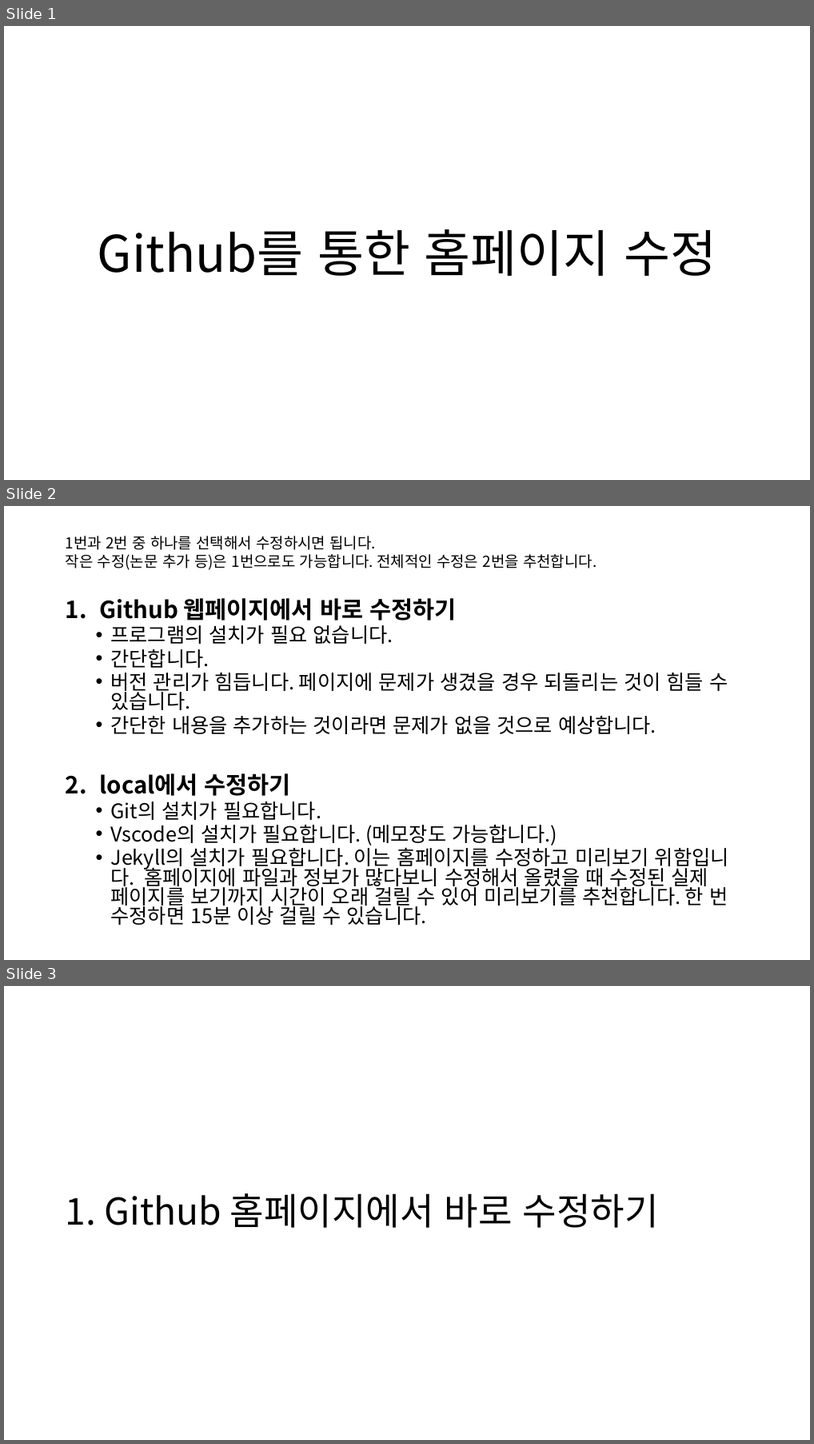
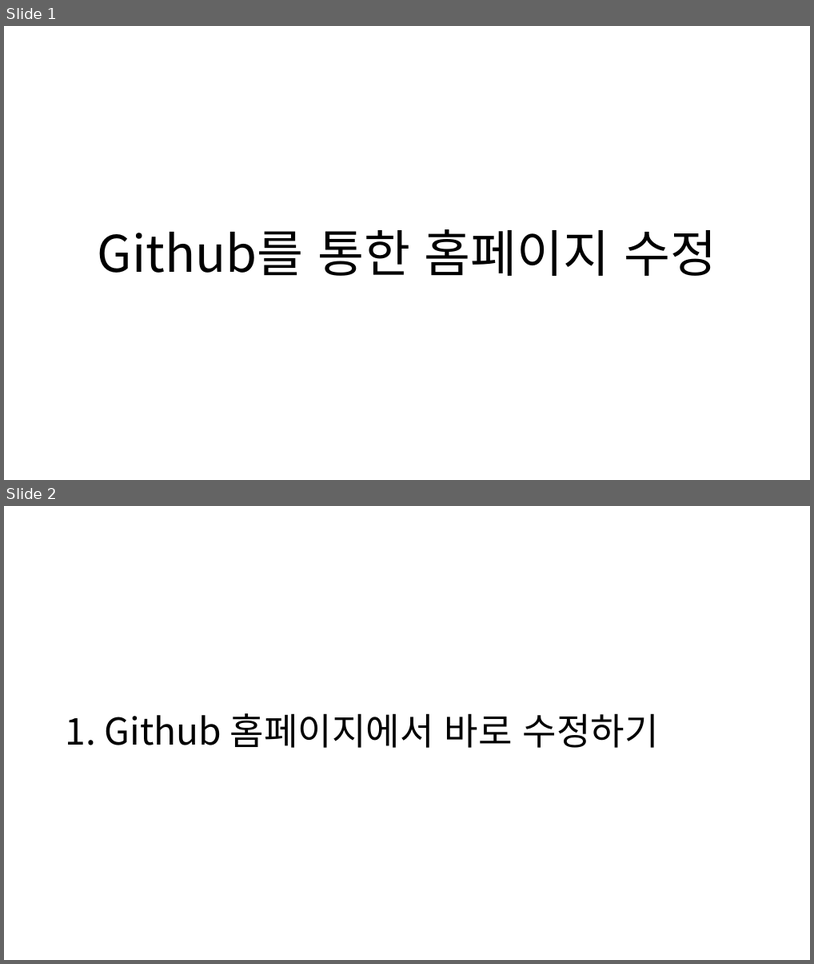
Before and after one commit to SNU-BDA-Lab/SNU-BDA-Lab.github.io, a slide deck: How_To_Use_Github_pages.pptx. Shown one above the other, each under a label of ours: slides 1, 2 and 3 before the commit, slides 1 and 2 after it. The pictures are 814x1444 and 814x964 pixels, drawn with LibreOffice and Linux fonts; fonts in the diff are those of the drawing. Boxes give left, top, right and bottom in pixels: in the first picture for what was removed or moved away, otherwise in the second. Text is boxed around its words. In the diff, an @@ line names an element or a change of style, - is before the commit and + after.

Commit message:
How to use github pages

```diff
--- a/How_To_Use_Github_pages.pptx
+++ b/How_To_Use_Github_pages.pptx
@@ slide 2 removed at bbox=[4, 506, 810, 960], background #FFFFFF @@
@@ text removed at bbox=[66, 536, 597, 570] @@
-1번과 2번 중 하나를 선택해서 수정하시면 됩니다.
-작은 수정(논문 추가 등)은 1번으로도 가능합니다. 전체적인 수정은 2번을 추천합니다.
@@ text removed at bbox=[99, 598, 730, 924] @@
-1. Github 웹페이지에서 바로 수정하기
-  • 프로그램의 설치가 필요 없습니다.
-  • 간단합니다.
-  • 버전 관리가 힘듭니다. 페이지에 문제가 생겼을 경우 되돌리는 것이 힘들 수 있습니다.
-  • 간단한 내용을 추가하는 것이라면 문제가 없을 것으로 예상합니다.
-2. local에서 수정하기
-  • Git의 설치가 필요합니다.
-  • Vscode의 설치가 필요합니다. (메모장도 가능합니다.)
-  • Jekyll의 설치가 필요합니다. 이는 홈페이지를 수정하고 미리보기 위함입니다. 홈페이지에 파일과 정보가 많다보니 수정해서 올렸을 때 수정된 실제 페이지를 보기까지 시간이 오래 걸릴 수 있어 미리보기를 추천합니다. 한 번 수정하면 15분 이상 걸릴 수 있습니다.
@@ what was slide 3 is now slide 2 @@
```
Also in this commit, not shown: 5 slides changed, 5 slides added, 7 other slides removed, 1 other file.
